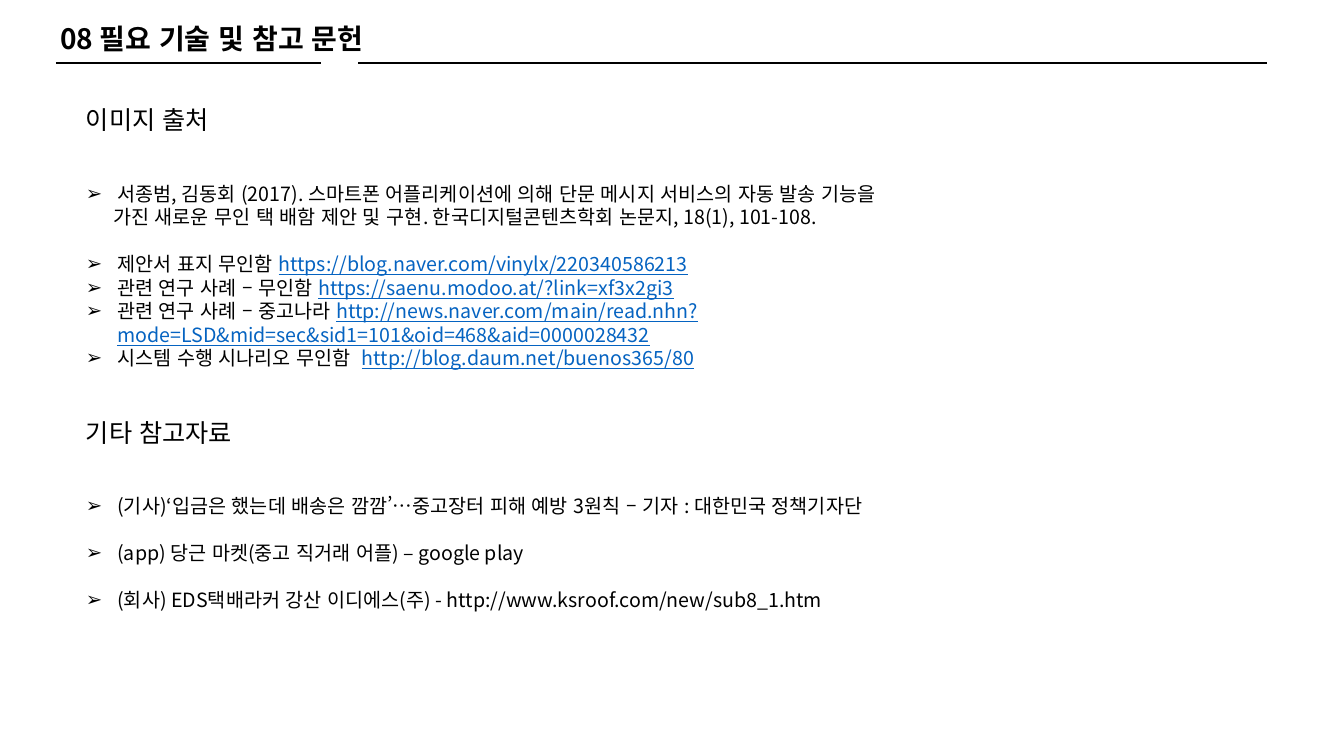
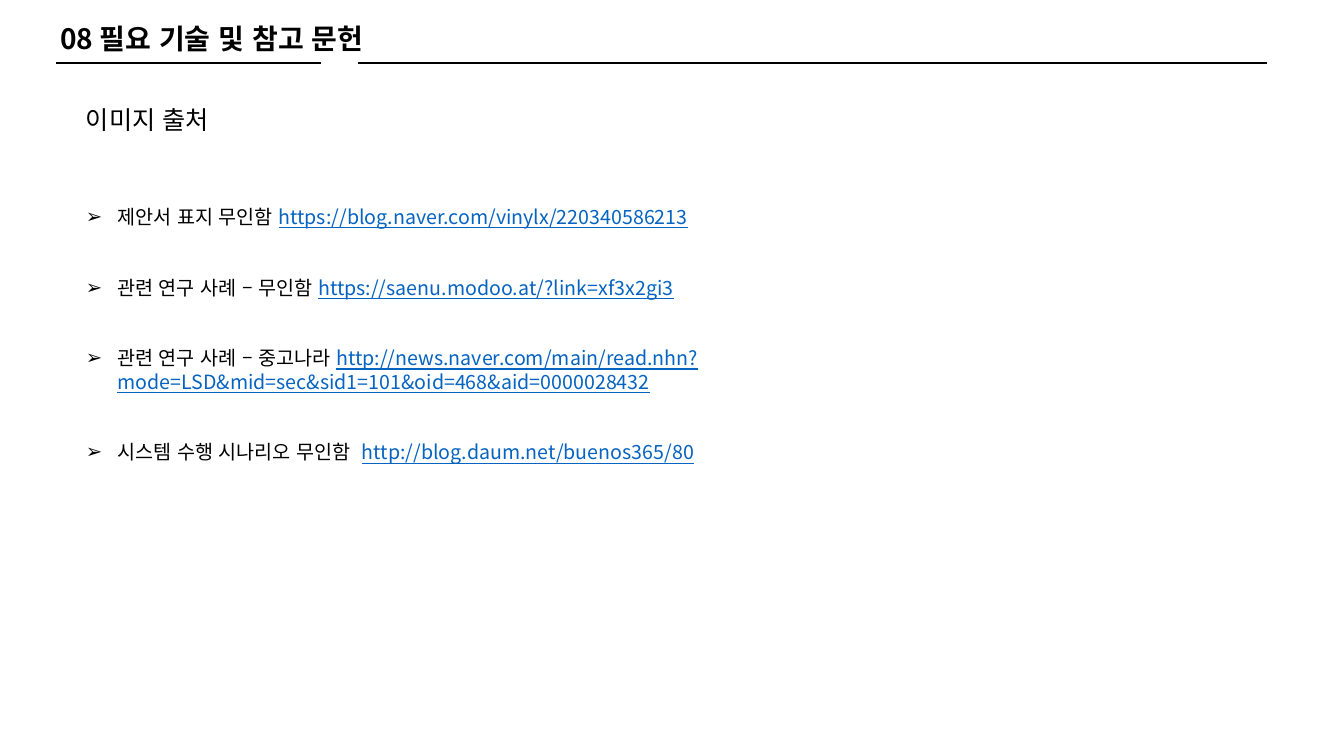
Before and after one commit to ParkBangBang/GW_TradingSystem, a slide deck: slide 17 of 종합설계계획서_박병현,장태홍,백승제.pptx (slide 15 before the commit). Drawn at 1344x756 pixels with LibreOffice and Linux fonts; fonts in the diff are those of the drawing. Boxes give left, top, right and bottom in pixels: in the first picture for what was removed or moved away, otherwise in the second. Text is boxed around its words. In the diff, an @@ line names an element or a change of style, - is before the commit and + after.

```diff
--- a/종합설계계획서_박병현,장태홍,백승제.pptx
+++ b/종합설계계획서_박병현,장태홍,백승제.pptx
@@ text at (113,184,876,228): paragraphs removed @@
-➢ 서종범, 김동회 (2017). 스마트폰 어플리케이션에 의해 단문 메시지 서비스의 자동 발송 기능을
-가진 새로운 무인 택 배함 제안 및 구현. 한국디지털콘텐츠학회 논문지, 18(1), 101-108.
@@ text at (86,421,862,612): paragraphs removed @@
-기타 참고자료
-➢ (기사)‘입금은 했는데 배송은 깜깜’…중고장터 피해 예방 3원칙 – 기자 : 대한민국 정책기자단
-➢ (app) 당근 마켓(중고 직거래 어플) – google play
-➢ (회사) EDS택배라커 강산 이디에스(주) - http://www.ksroof.com/new/sub8_1.htm
```
Also in this commit, not shown: 1 other slide changed, 2 slides added, 1 other file.
